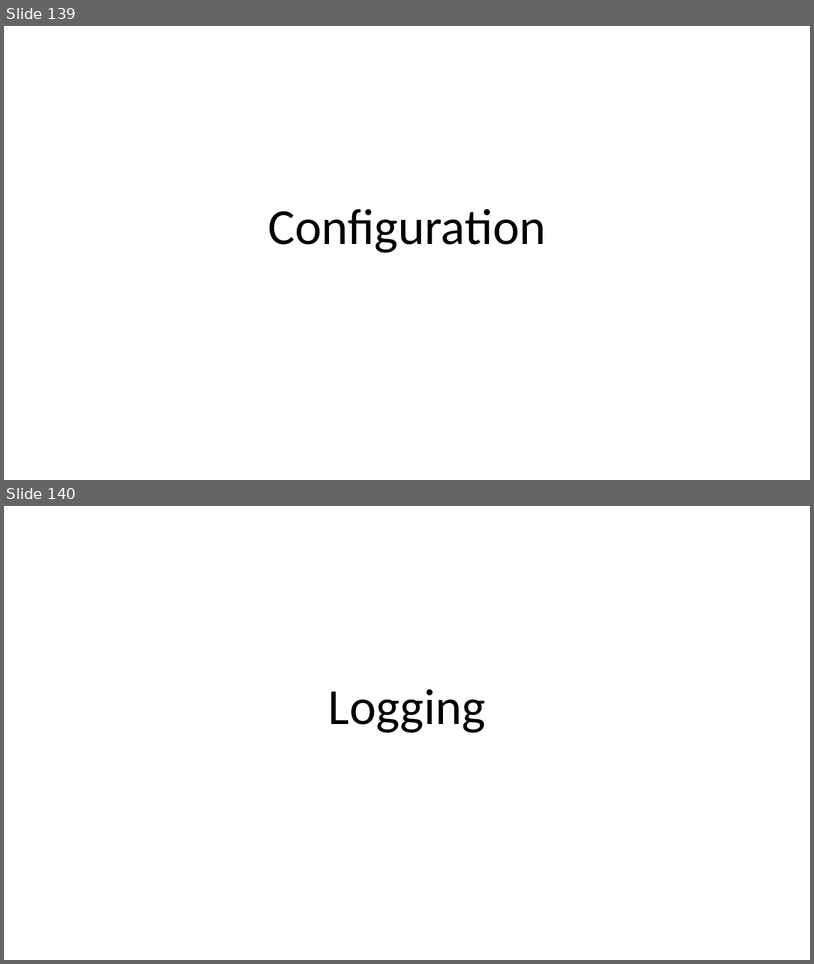
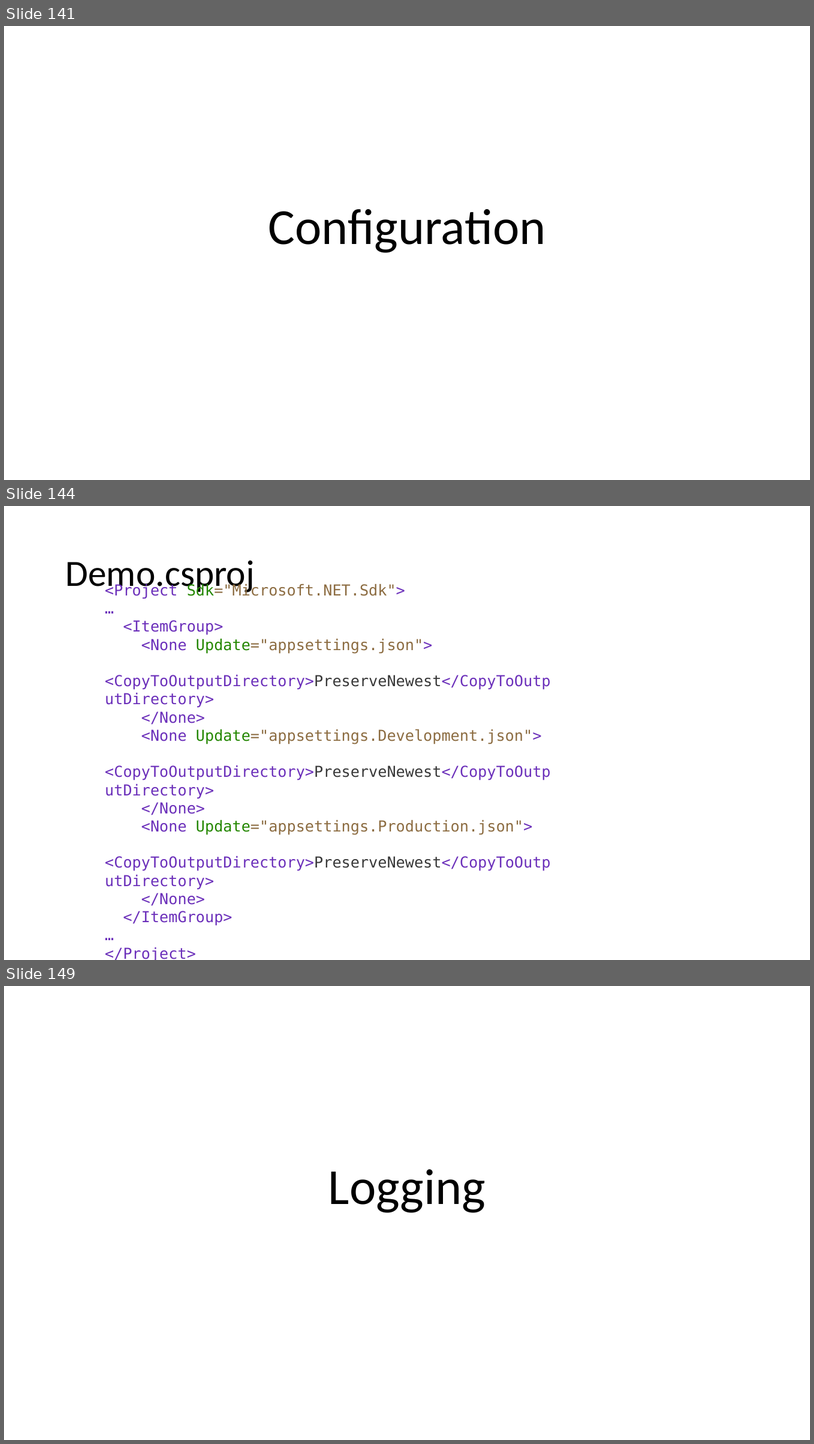
Before and after one commit to guillaume-chervet/course.dotnet, a slide deck: documentations/dotnet.pptx. Shown one above the other, each under a label of ours: slides 139 and 140 before the commit, slides 141, 144 and 149 after it; the slides between them are not shown. The pictures are 814x964 and 814x1444 pixels, drawn with LibreOffice and Linux fonts; fonts in the diff are those of the drawing. Boxes give left, top, right and bottom in pixels: in the first picture for what was removed or moved away, otherwise in the second. Text is boxed around its words. In the diff, an @@ line names an element or a change of style, - is before the commit and + after.

```diff
--- a/documentations/dotnet.pptx
+++ b/documentations/dotnet.pptx
@@ slide 144 added at <box>4,506,810,960</box>, background #FFFFFF @@
@@ title added at <box>65,560,255,595</box>, 44 pt, text #000000 @@
+Demo.csproj
@@ text added at <box>105,583,551,960</box>, 18 pt, text #6B2FBA @@
+<Project Sdk="Microsoft.NET.Sdk">
+…
+<ItemGroup>
+<None Update="appsettings.json">
+<CopyToOutputDirectory>PreserveNewest</CopyToOutputDirectory>
+</None>
+<None Update="appsettings.Development.json">
+<CopyToOutputDirectory>PreserveNewest</CopyToOutputDirectory>
+</None>
+<None Update="appsettings.Production.json">
+<CopyToOutputDirectory>PreserveNewest</CopyToOutputDirectory>
+</None>
+</ItemGroup>
+…
+</Project>
@@ what was slide 139 is now slide 141 @@
@@ what was slide 140 is now slide 149 @@
```
Also in this commit, not shown: 8 slides changed, 10 other slides added.
